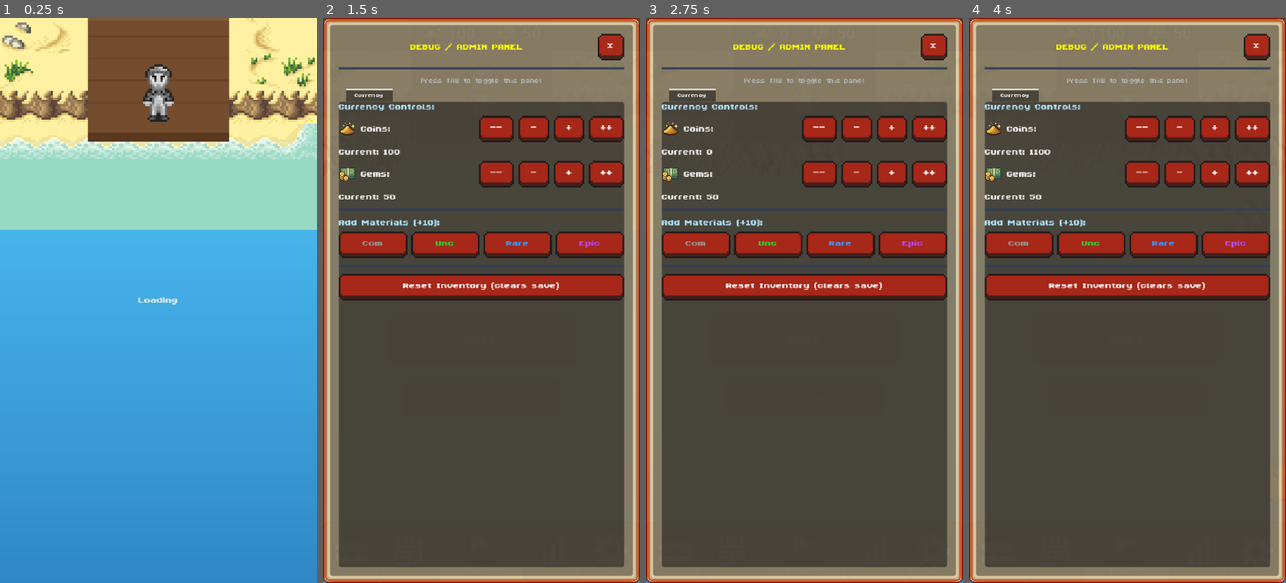
Above: before the commit, frames 1-4 (left to right).
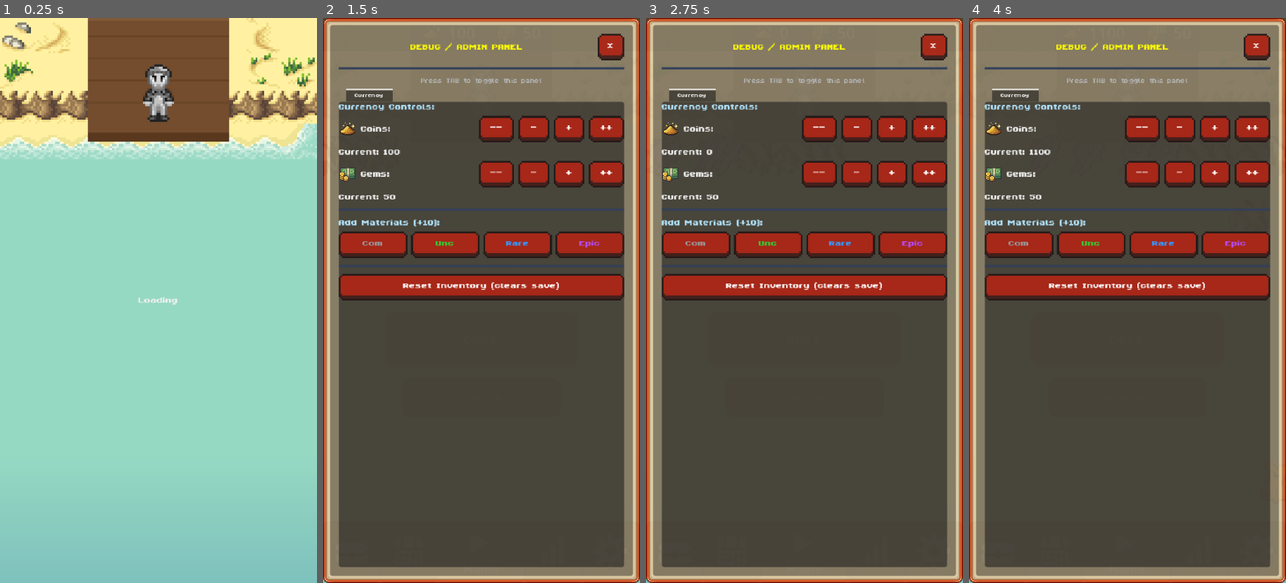
Above: after the commit, the same moments.

Repository: PhilipRoigard/fishing
Game: Godot game, scene res://scenes/main.tscn
The game is run twice, just before and just after one commit, with the same random seed, the same clock (stepped at 60 frames per second) and the same inputs.
Inputs (mouse positions are in pixels of both pictures, inside the frame that each line leads up to):
- Up to frame 1 (0.25 s): no input
- Up to frame 2 (1.5 s): tap Enter at 0.5 s; move the mouse to (551, 272) at 0.52 s; tap Tab at 0.6 s; click (551, 272) at 0.67 s; click "--" at 1.25 s
- Up to frame 3 (2.75 s): click "-" at 2 s
- Up to frame 4 (4 s): click "+" at 2.75 s; click "++" at 3.5 s

The runs differ from the first frame. In frame 1, 63% of the frame differs, in the area x 0-100%, y 21-100%; in frame 2, less than 0.1%; in frame 3, less than 0.1%; in frame 4, less than 0.1%.

Commit message:
fix: tiles

Diff:
--- a/scenes/fishing/fishing_level.tscn
+++ b/scenes/fishing/fishing_level.tscn
@@ -92,12 +92,6 @@
 [node name="Bobber" type="Node2D" parent="HookLayer/Hook" unique_id=1119832386]
 script = ExtResource("14_bobber")
 
-[node name="WaterSurface" type="ColorRect" parent="." unique_id=866758919]
-z_index = 4
-offset_top = 140.0
-offset_right = 360.0
-offset_bottom = 143.0
-color = Color(0.85, 0.92, 1, 0.3)
 
 [node name="WharfBackground" type="ColorRect" parent="." unique_id=1688466244]
 z_index = 2
--- a/scripts/environment/depth_background.gd
+++ b/scripts/environment/depth_background.gd
@@ -1,6 +1,6 @@
 extends ColorRect
 
-var surface_color: Color = Color(0.3, 0.75, 0.95)
+var surface_color: Color = Color(0.588, 0.851, 0.761)
 var mid_color: Color = Color(0.1, 0.35, 0.65)
 var deep_color: Color = Color(0.02, 0.04, 0.1)
 var abyss_color: Color = Color(0.01, 0.01, 0.03)
@@ -8,6 +8,7 @@
 @export var max_depth_for_gradient: float = 3000.0
 
 const WATER_START_Y: float = 140.0
+const SURFACE_FLAT_DEPTH: float = 350.0
 var _camera_y: float = 0.0
 
 
@@ -41,12 +42,17 @@
 		var band_color: Color
 		if world_y < WATER_START_Y:
 			band_color = Color(0.45, 0.3, 0.18)
-		elif depth_t < 0.3:
-			band_color = surface_color.lerp(mid_color, depth_t / 0.3)
-		elif depth_t < 0.7:
-			band_color = mid_color.lerp(deep_color, (depth_t - 0.3) / 0.4)
+		elif water_depth < SURFACE_FLAT_DEPTH:
+			band_color = surface_color
 		else:
-			band_color = deep_color.lerp(abyss_color, (depth_t - 0.7) / 0.3)
+			var gradient_depth: float = water_depth - SURFACE_FLAT_DEPTH
+			var gradient_t: float = clampf(gradient_depth / (max_depth_for_gradient - SURFACE_FLAT_DEPTH), 0.0, 1.0)
+			if gradient_t < 0.3:
+				band_color = surface_color.lerp(mid_color, gradient_t / 0.3)
+			elif gradient_t < 0.7:
+				band_color = mid_color.lerp(deep_color, (gradient_t - 0.3) / 0.4)
+			else:
+				band_color = deep_color.lerp(abyss_color, (gradient_t - 0.7) / 0.3)
 		draw_rect(Rect2(0, screen_y, rect_size.x, band_height + 1), band_color)
 
 
